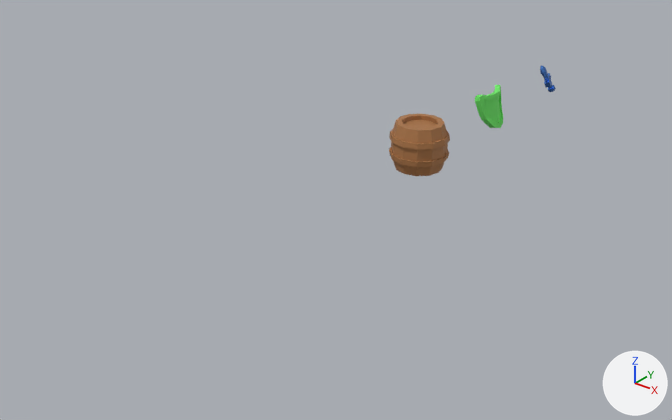
One commit to the Blender file assets/lowpoly-assets.blend: the scene before it, then after it.
Both versions are drawn from a 50 mm lens placed at (7.1, -12.91, 5.57), pointed at (-0.5, -3.41, -0.32). The axes (+X, +Y, +Z) are drawn at lower right. The lights are the same throughout.

Objects in the first picture: 'Barel', 'Circle.001', 'sword'.
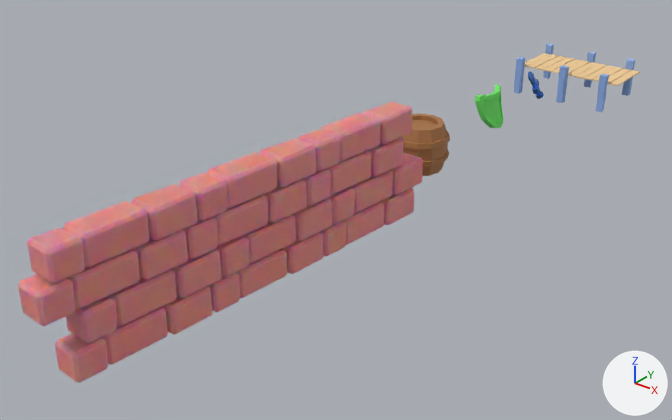
Boxes [x1, y1, x2, y2] around the edits, measured in the pictures (672 x 420 px):
'Wall', added
    after: [18, 102, 423, 383]
'Plank', added (beige)
    after: [525, 53, 640, 86]
'pillon', added (blue)
    after: [514, 44, 635, 112]
'sword', moved
    before: [540, 66, 556, 92]
    after: [528, 72, 544, 99]

The edits, one by one:
Material 'Material' (mat_material) is new.
Its base color is (0.8, 0.232, 0.189) (pink #e78478).
Its roughness is 0.679.
Its subsurface weight is 1.0.
Its subsurface radius is (0.3, 0.2, 1.4).
Its subsurface scale is 0.0393.
Material 'wood' (mat_wood) is new.
Its base color is (0.8, 0.573, 0.31) (beige #e7c797).
Its roughness is 1.0.
Material 'pillon' (mat_pillon) is new.
Its base color is (0.31, 0.464, 0.8) (blue #97b5e7).
Its roughness is 1.0.
Mesh me_cube is new.
It has 72 vertices, 78 faces and spans x -1.02..8.32, y -1.04..1.13, z -1.0..1.01.
It uses material mat_material (pink #e78478).
Mesh me_cube_003 is new.
It has 86 vertices, 76 faces, 4 loose edges and spans x -0.082..0.57, y -0.51..0.51, z -0.018..0.018.
It uses material mat_wood (beige #e7c797).
Mesh me_cube_004 is new.
It has 138 vertices, 126 faces and spans x -0.07..1.75, y -0.07..1.25, z -0.62..0.07.
It uses material mat_pillon (blue #97b5e7).
Object 'sword' (ob_sword) moves from (0.01, 2.03, 0.36) to (0.01, 1.57, 0.36).
Object 'Wall' (ob_wall) is new; it shows me_cube.
Its location is (0.0, -8.26, 0.0).
Its rotation in degrees is (0, 0, 86).
Its scale is (0.195, 0.195, 0.195).
It gains a ARRAY modifier named 'Array'.
Modifier setting: count = 3.
Modifier setting: relative_offset_displace = (1.01, 0.0, 0.0).
It gains a ARRAY modifier named 'Array.001'.
Modifier setting: relative_offset_displace = (0.03, 0.0, 1.03).
It gains a ARRAY modifier named 'Array.002'.
Modifier setting: relative_offset_displace = (-0.05, 0.0, 1.03).
Object 'Plank' (ob_plank) is new; it shows me_cube_003.
Its location is (0.95, 3.27, 0.29).
Its rotation in degrees is (-180, 180, 0).
It gains a ARRAY modifier named 'Array'.
Modifier setting: count = 3.
Modifier setting: relative_offset_displace = (1.015, 0.0, 0.0).
Object 'pillon' (ob_pillon) is new; it shows me_cube_004.
Its location is (-0.89, 2.69, 0.39).
